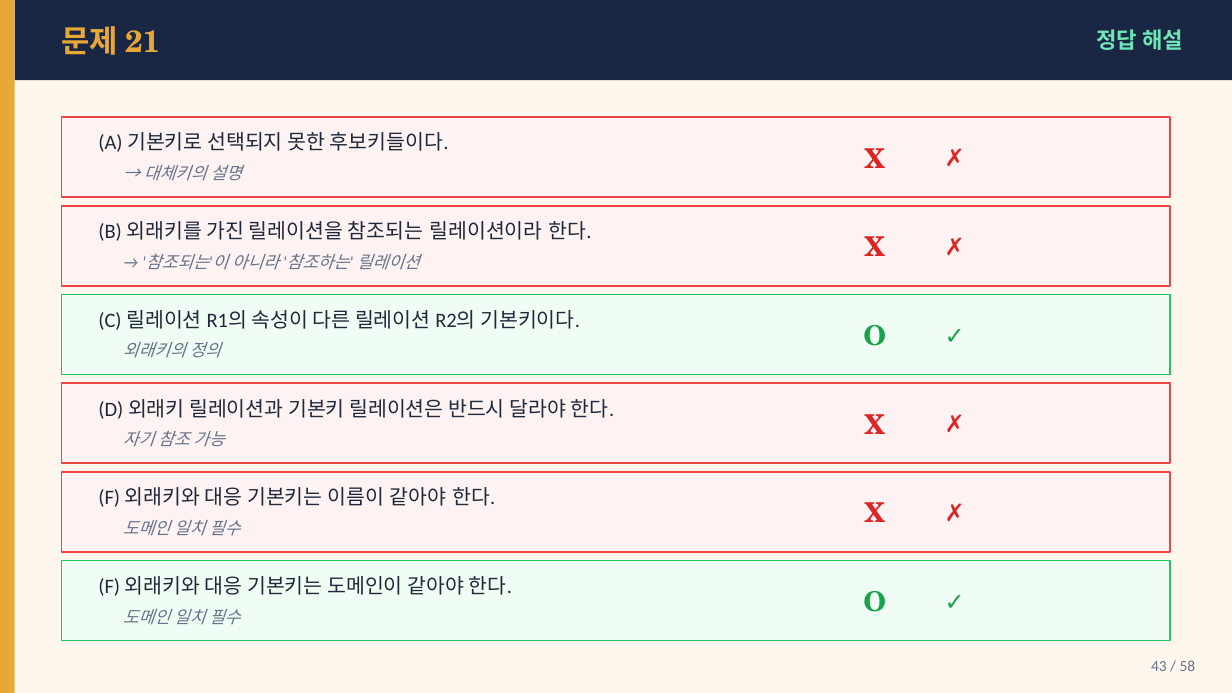
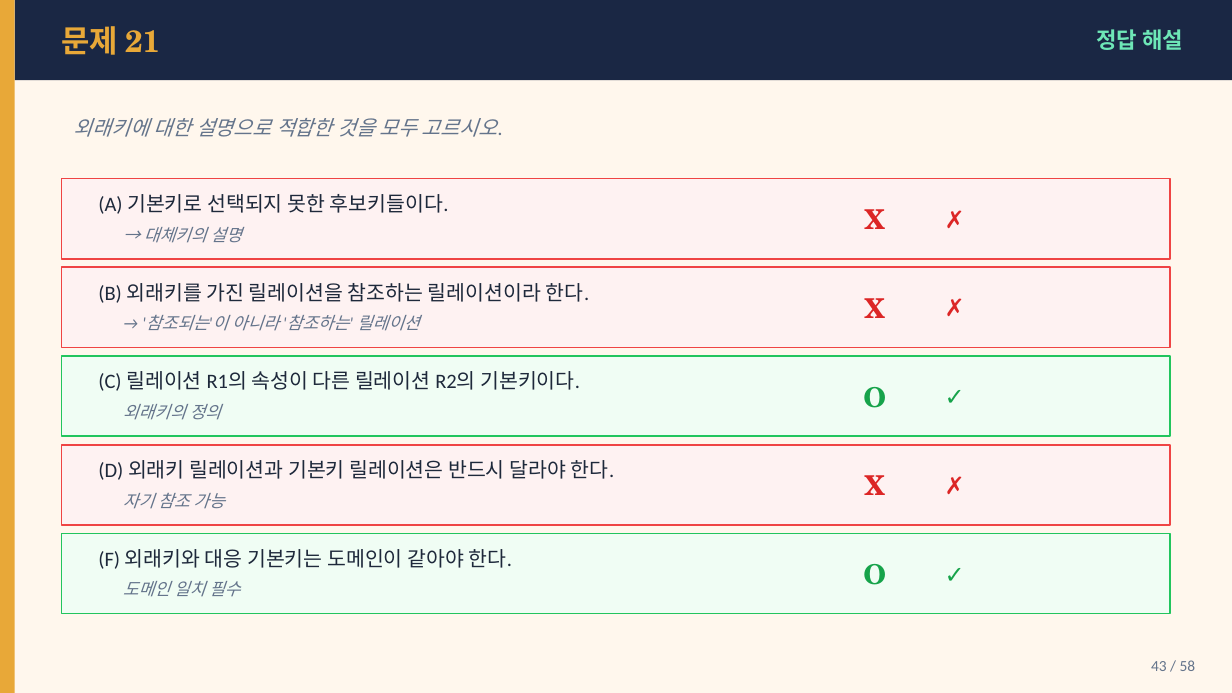
Before and after one commit to Sangdon-Park/Sangdon-Park.github.io, a slide deck: slide 43 of data/DB시스템/5장_연습문제_문제_정답.pptx. Drawn at 1232x693 pixels with LibreOffice and Linux fonts; fonts in the diff are those of the drawing. Boxes give left, top, right and bottom in pixels: in the first picture for what was removed or moved away, otherwise in the second. Text is boxed around its words. In the diff, an @@ line names an element or a change of style, - is before the commit and + after.

```diff
--- a/data/DB시스템/5장_연습문제_문제_정답.pptx
+++ b/data/DB시스템/5장_연습문제_문제_정답.pptx
@@ text at (98, 283, 590, 303): text changed @@
-(B) 외래키를 가진 릴레이션을 참조되는 릴레이션이라 한다.
+(B) 외래키를 가진 릴레이션을 참조하는 릴레이션이라 한다.
@@ 16 texts, 4 rectangles: place and size @@
-16 texts, 4 rectangles at (62, 117, 1170, 536)
+16 texts, 4 rectangles at (62, 179, 1170, 597)
@@ rectangle removed at (62, 472, 1170, 552) @@
@@ text removed at (865, 502, 885, 522) @@
-X
@@ rectangle: place and size @@
-rectangle at (62, 561, 1170, 641)
+rectangle at (62, 533, 1170, 614)
@@ text "O": place and size @@
-text "O" at (863, 591, 886, 612)
+text "O" at (863, 564, 886, 585)
@@ text at (924, 533, 986, 614): text changed; text colour #DC2626 to #16A34A @@
-✗
+✓
@@ text at (98, 549, 512, 569): text changed @@
-(F) 외래키와 대응 기본키는 이름이 같아야 한다.
+(F) 외래키와 대응 기본키는 도메인이 같아야 한다.
@@ text removed at (924, 561, 986, 641) @@
-✓
@@ text removed at (98, 576, 512, 596) @@
-(F) 외래키와 대응 기본키는 도메인이 같아야 한다.
@@ text removed at (123, 609, 240, 625) @@
-도메인 일치 필수
```
Also in this commit, not shown: 3 other slides changed, 4 other files.
